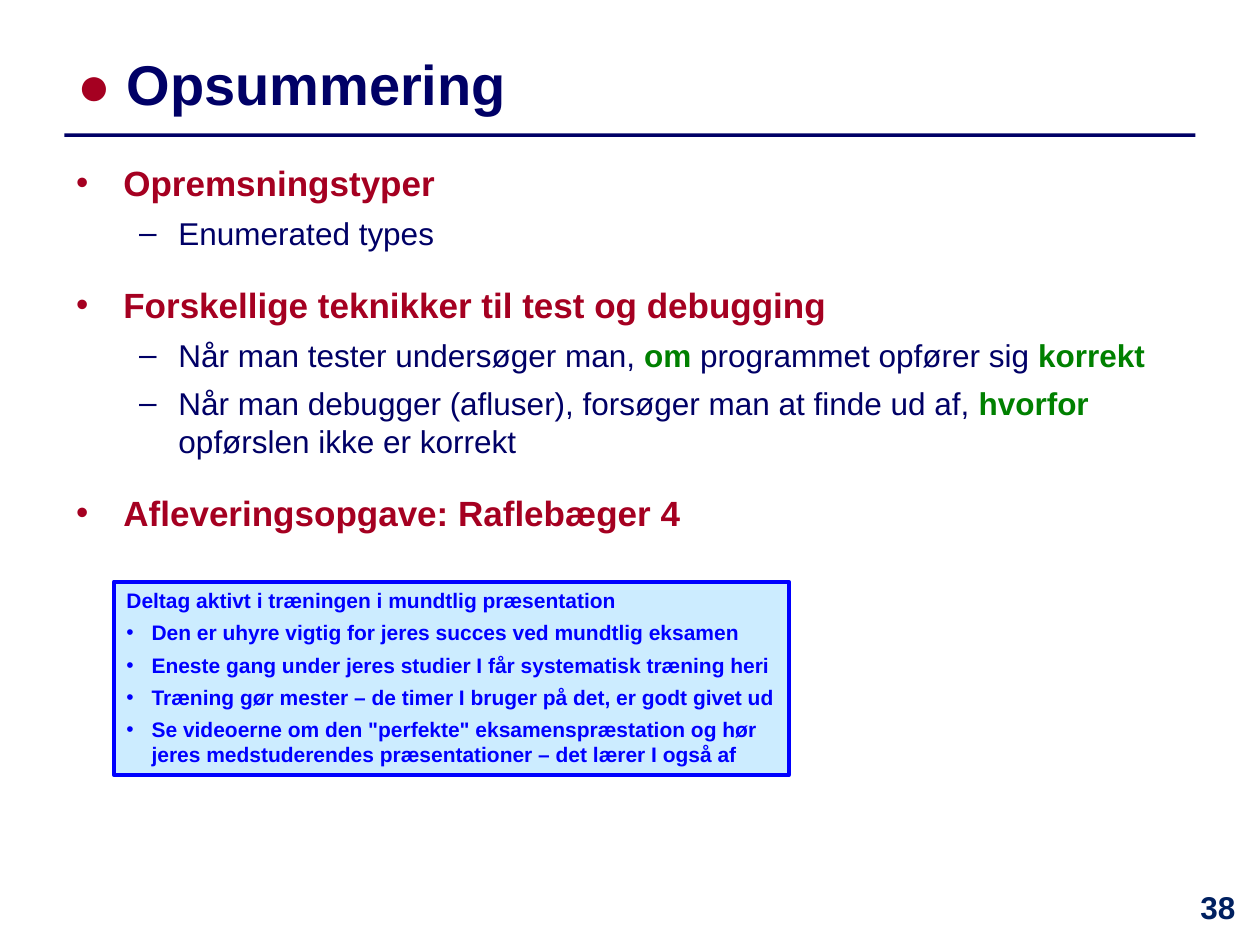
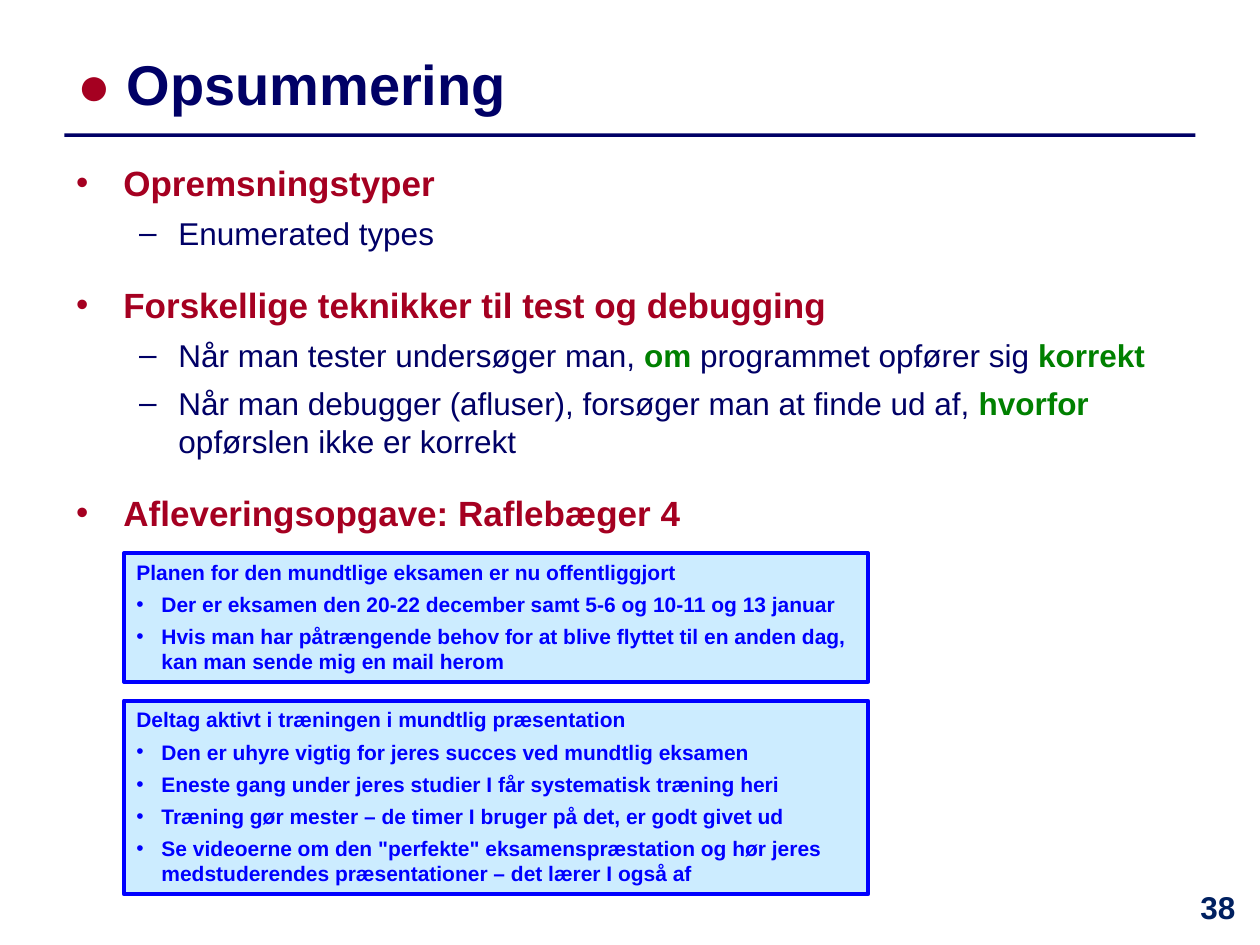
Before and after one commit to IntProgAU/Materiale, a slide deck: slide 38 of web/e21/uge_10/Slides-Uge10.pptx. Drawn at 1260x945 pixels with LibreOffice and Linux fonts; fonts in the diff are those of the drawing. Boxes give left, top, right and bottom in pixels: in the first picture for what was removed or moved away, otherwise in the second. Text is boxed around its words. In the diff, an @@ line names an element or a change of style, - is before the commit and + after.

```diff
--- a/web/e21/uge_10/Slides-Uge10.pptx
+++ b/web/e21/uge_10/Slides-Uge10.pptx
@@ rectangle added at box(123, 553, 868, 682), fill #CCECFF, outline #0000FF 2.25 pt, 12 pt, text #0000FF, bold @@
+Planen for den mundtlige eksamen er nu offentliggjort
+• Der er eksamen den 20-22 december samt 5-6 og 10-11 og 13 januar
+• Hvis man har påtrængende behov for at blive flyttet til en anden dag, kan man sende mig en mail herom
@@ rectangle "Deltag aktivt i træningen i ...": place and size @@
-rectangle "Deltag aktivt i træningen i ..." at box(115, 582, 789, 776)
+rectangle "Deltag aktivt i træningen i ..." at box(123, 701, 868, 895)
```
Also in this commit, not shown: 9 other slides changed, 3 other files.
